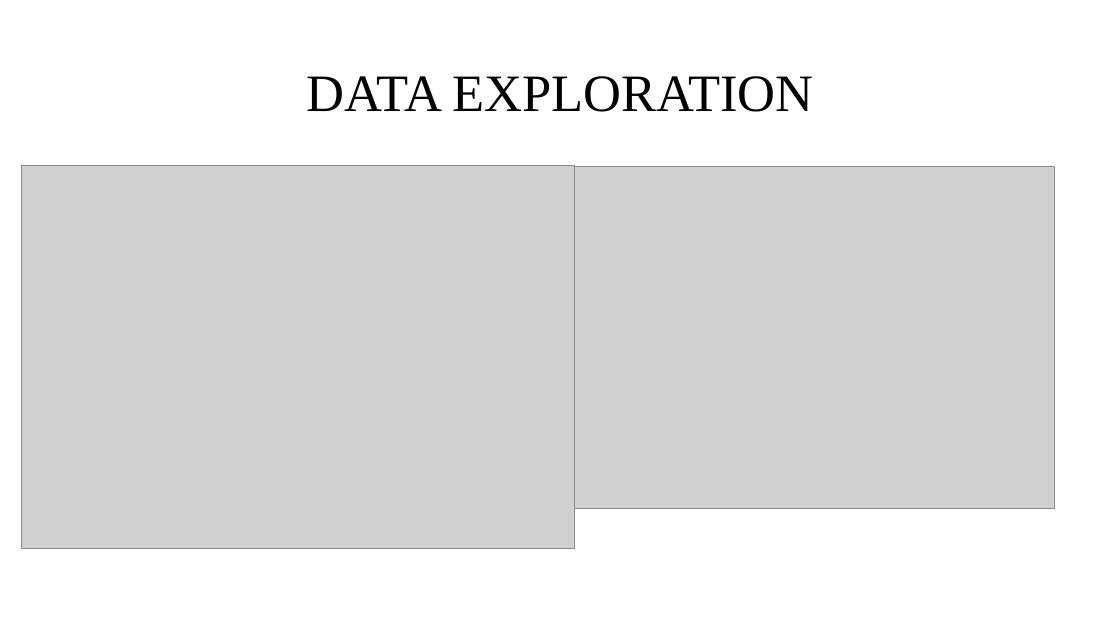
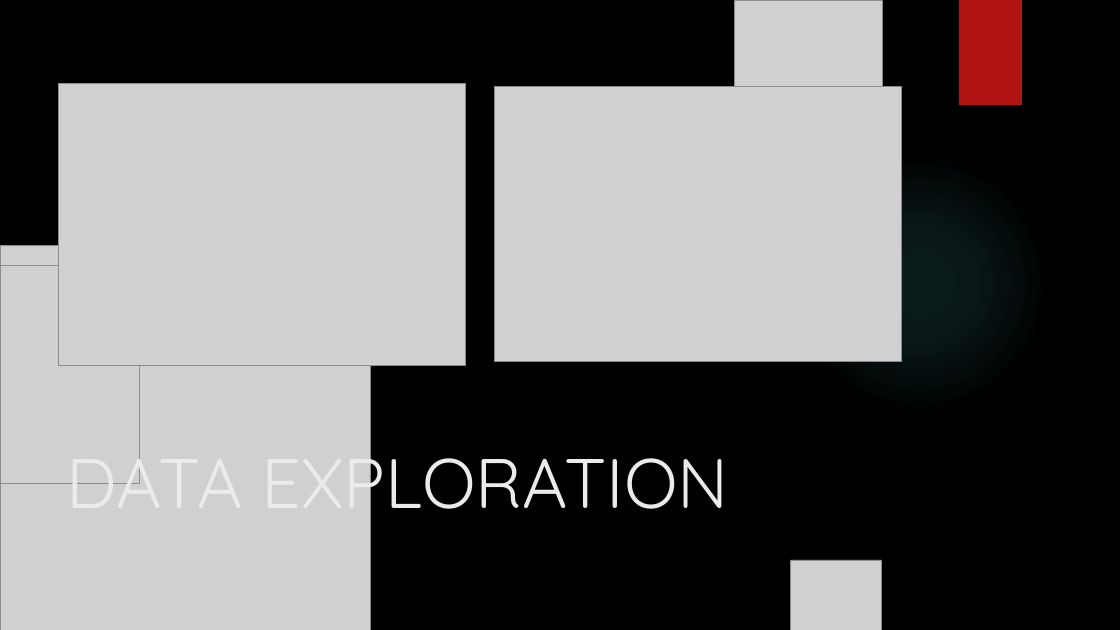
Before and after one commit to Jothish21/Data-Mining-Project-Group4, a slide deck: slide 3 of Group4-Presentation.pptx. Drawn at 1120x630 pixels with LibreOffice and Linux fonts; fonts in the diff are those of the drawing; grey boxes stand for pictures; background and template pictures are left out. Boxes give left, top, right and bottom in pixels: in the first picture for what was removed or moved away, otherwise in the second. Text is boxed around its words. In the diff, an @@ line names an element or a change of style, - is before the commit and + after.

```diff
--- a/Group4-Presentation.pptx
+++ b/Group4-Presentation.pptx
@@ background #FFFFFF to picture (left out) @@
@@ picture added at (x1=735, y1=0, x2=882, y2=105) @@
@@ rectangle added at (x1=959, y1=0, x2=1022, y2=105), fill #B01513 @@
@@ picture resized from (x1=22, y1=166, x2=575, y2=549) to (x1=58, y1=83, x2=465, y2=365) @@
@@ picture resized from (x1=539, y1=166, x2=1054, y2=508) to (x1=495, y1=87, x2=902, y2=361) @@
@@ ellipse added at (x1=791, y1=154, x2=1049, y2=413), fill gradient #50B9C1 @@
@@ ellipse added at (x1=791, y1=154, x2=1049, y2=413), fill gradient #50B9C1 @@
@@ picture added at (x1=0, y1=245, x2=371, y2=630) @@
@@ picture added at (x1=0, y1=266, x2=139, y2=483) @@
@@ title "DATA EXPLORATION" moved from (x1=306, y1=76, x2=814, y2=112) to (x1=67, y1=436, x2=729, y2=527) @@
@@ title "DATA EXPLORATION" at (x1=67, y1=436, x2=729, y2=527): size 45 to 60 pt, font Times New Roman to Quicksand, text colour #000000 to #EBEBEB; alignment centre to left; line spacing 0.9 to 1; vertical alignment middle to bottom @@
@@ picture added at (x1=791, y1=560, x2=882, y2=630) @@
```
Also in this commit, not shown: 13 other slides changed, 2 slides added, 1 slide removed, 1 other file.
